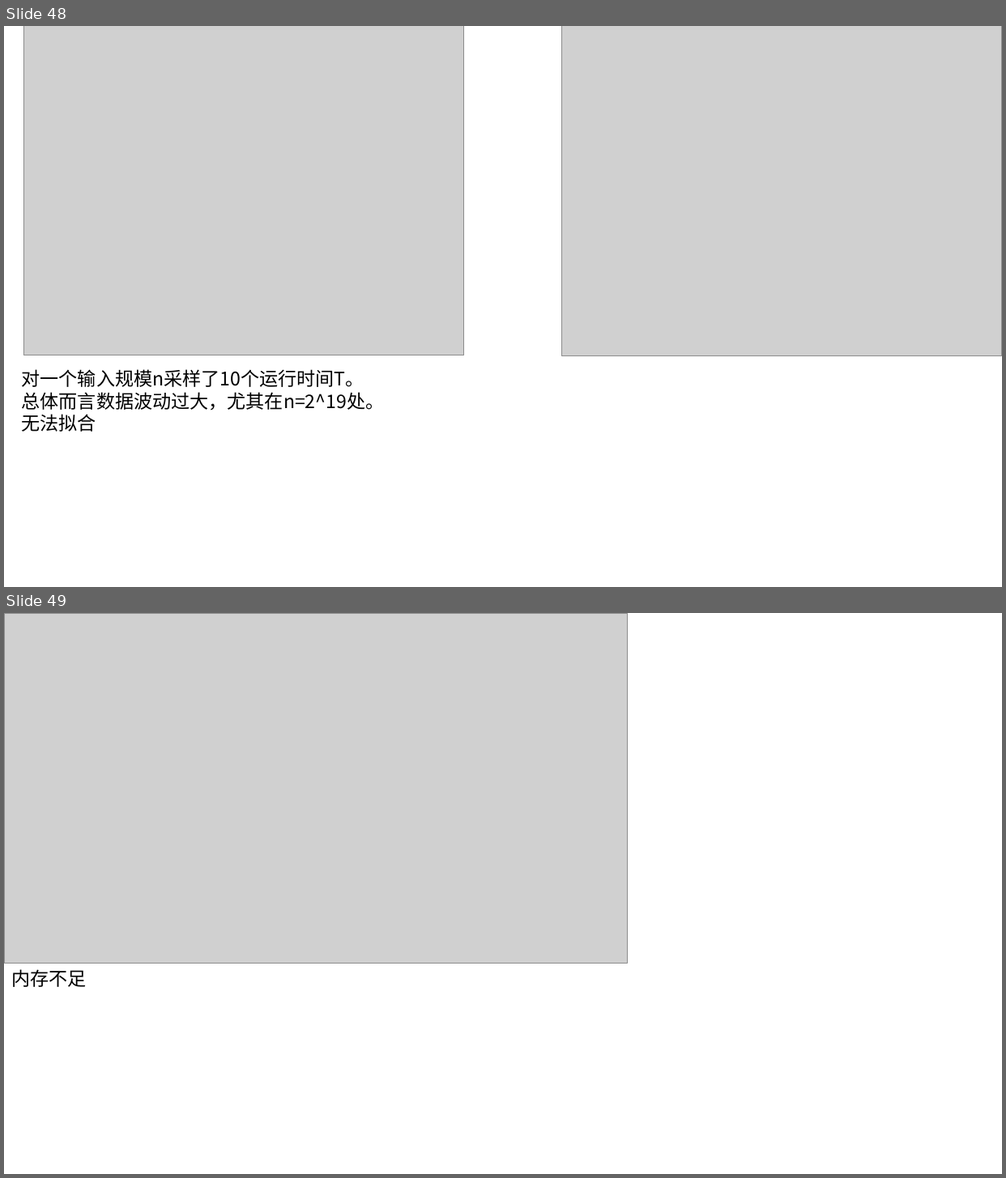
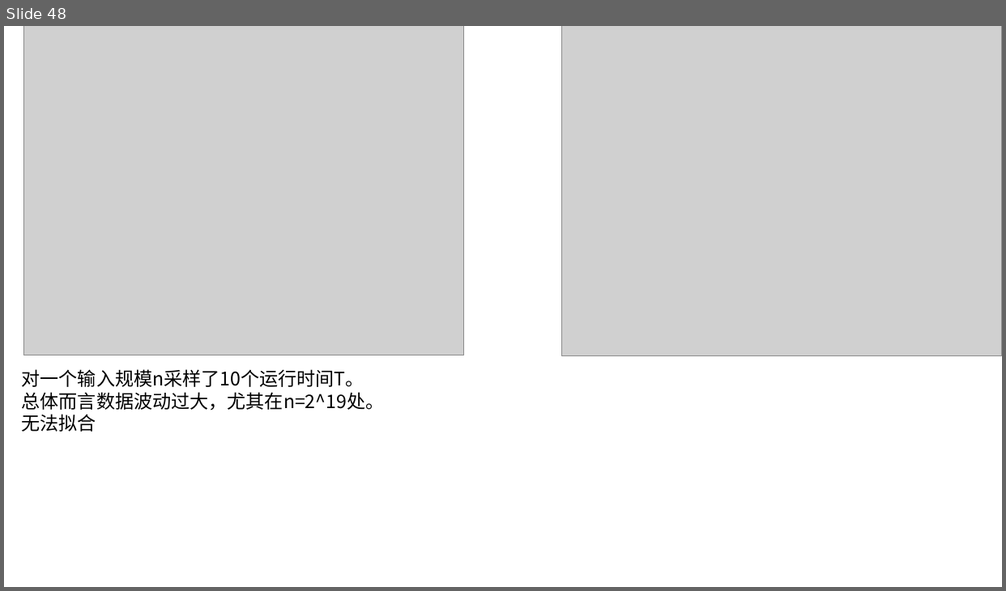
Before and after one commit to AE-26710/Time-Prediction, a slide deck: R5.pptx. Shown one above the other, each under a label of ours: slides 48 and 49 before the commit, slide 48 after it. The pictures are 1006x1178 and 1006x591 pixels, drawn with LibreOffice and Linux fonts; fonts in the diff are those of the drawing; grey boxes stand for pictures. Boxes give left, top, right and bottom in pixels: in the first picture for what was removed or moved away, otherwise in the second. Text is boxed around its words. In the diff, an @@ line names an element or a change of style, - is before the commit and + after.

```diff
--- a/R5.pptx
+++ b/R5.pptx
@@ slide 49 removed at (4,613,1002,1174), background #FFFFFF @@
@@ picture removed at (4,613,627,964) @@
@@ text removed at (11,969,86,987) @@
-内存不足
```
Also in this commit, not shown: 1 slide added, 6 other files.
